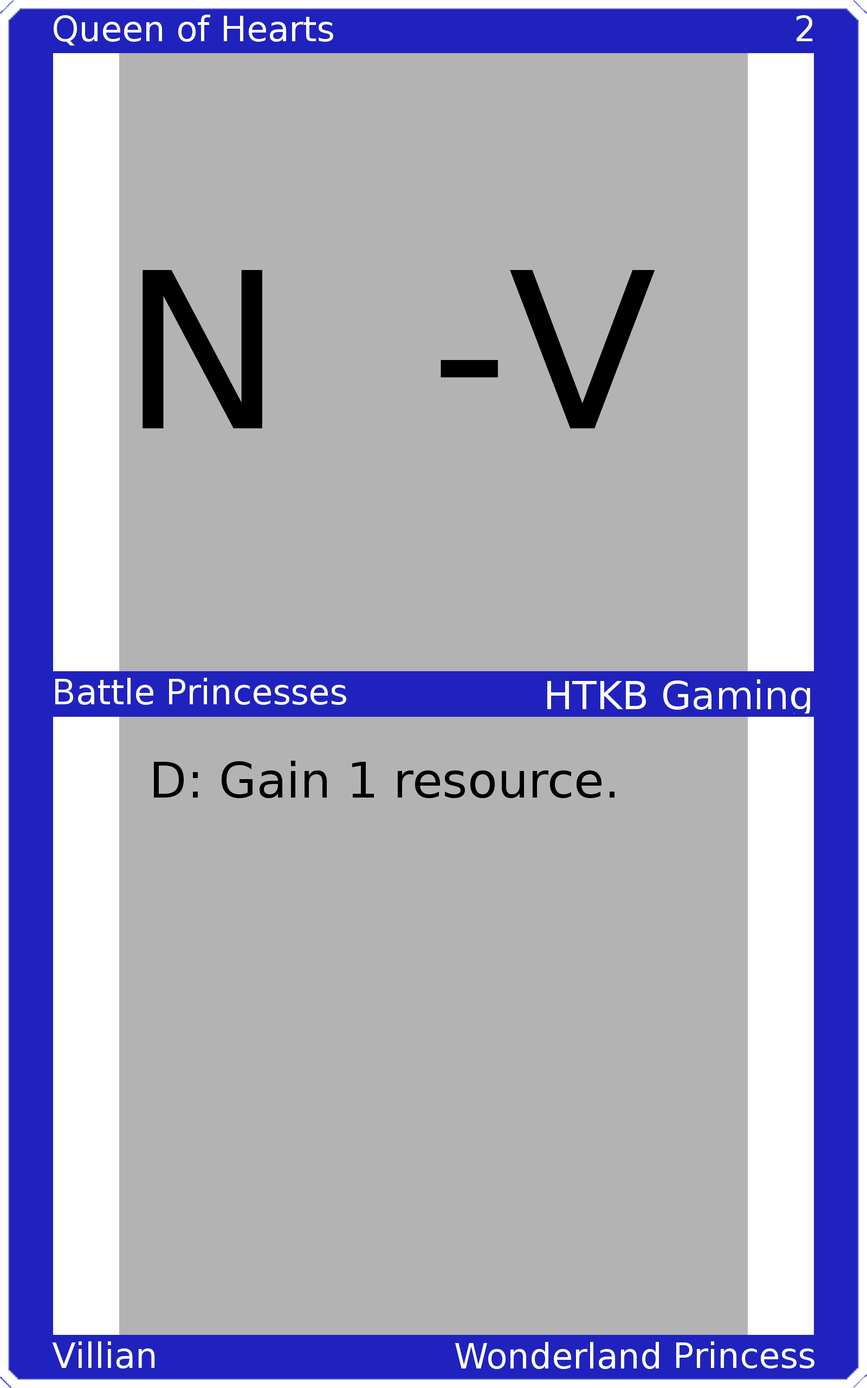
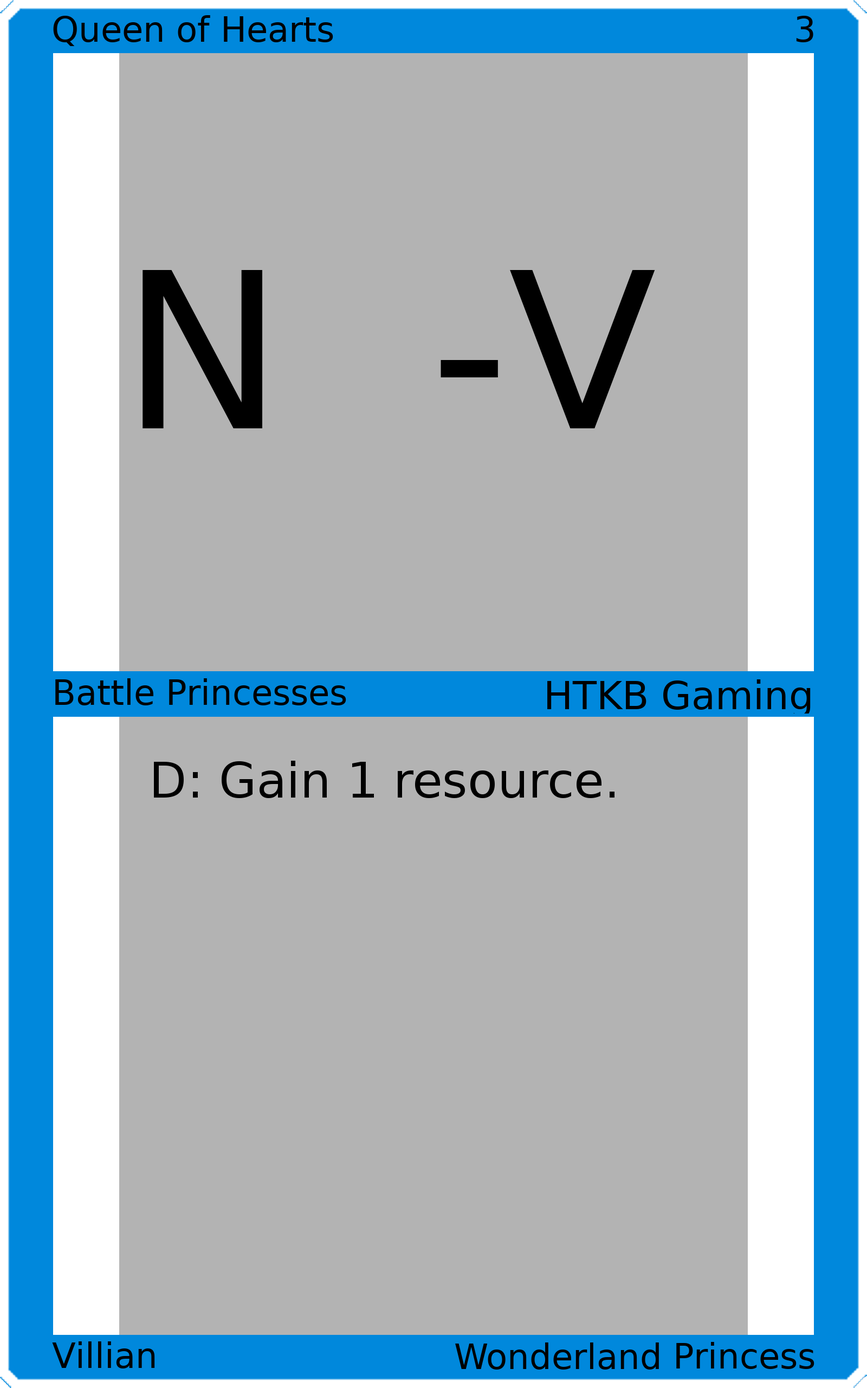
Layered file, before and after one edit (867×1388). Changes by layer:
painted on "Upper Left" over [53,14,334,47]
painted on "Upper Right" over [796,15,814,43]
painted on "Mid Left" over [55,677,347,706]
painted on "Mid Right" over [547,679,811,714]
painted on "Bottom Left" over [52,1340,156,1369]
painted on "Bottom Right" over [455,1340,815,1370]
painted on "Border" over [0,0,867,1388]
